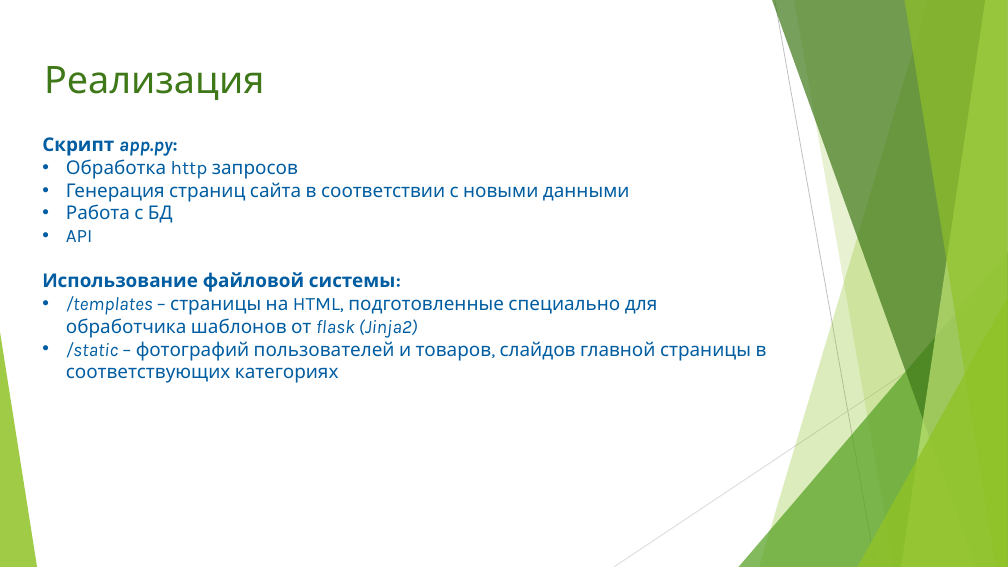
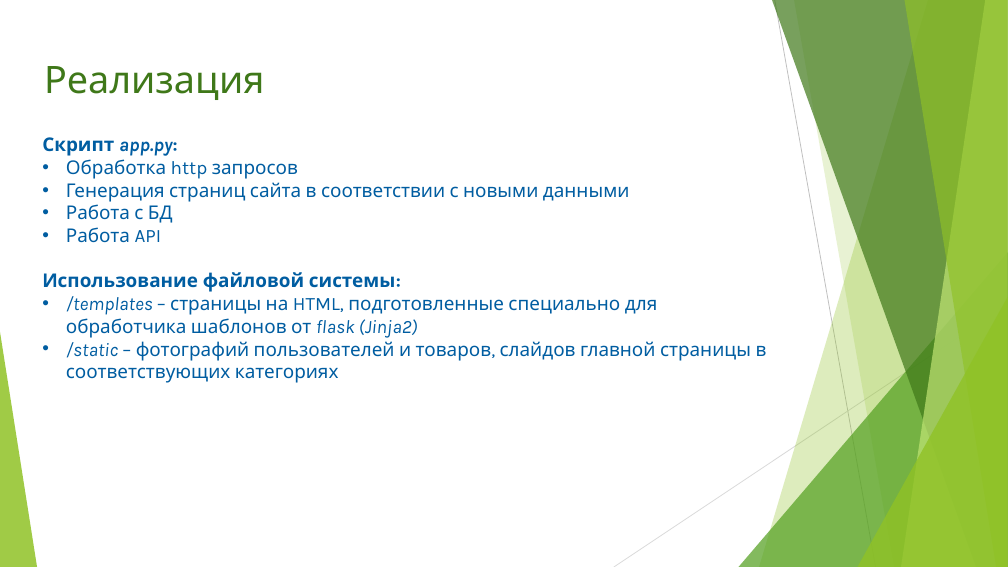
Before and after one commit to vlad120/Re_restore, a slide deck: slide 6 of Documents/WebServer project presentation.pptx. Drawn at 1008x567 pixels with LibreOffice and Linux fonts; fonts in the diff are those of the drawing. Boxes give left, top, right and bottom in pixels: in the first picture for what was removed or moved away, otherwise in the second. Text is boxed around its words. In the diff, an @@ line names an element or a change of style, - is before the commit and + after.

```diff
--- a/Documents/WebServer project presentation.pptx
+++ b/Documents/WebServer project presentation.pptx
@@ text at (66, 227, 162, 243): text changed @@
-• API
+• Работа API
```
Also in this commit, not shown: 3 other slides changed, 42 other files.
